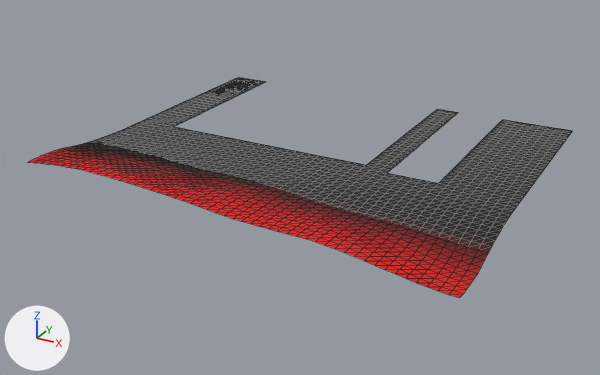
Renders of the glTF model public/assets/testmap/terrain_1_1.glb from each side of a commit.
The view is the same before and after, from a 50 mm lens placed at (17.6, -110.4, 35.6), pointed at (-26.0, -31.1, -4.0). Lighting does not change. The marker at lower left points along +X, +Y and +Z. The older version comes first. Mesh edges are drawn as thin lines.

Before the edit, the objects in view are built like this:
```python
me_terrain_1_1 = bpy.data.meshes.new('terrain_1_1')
me_terrain_1_1.from_pydata(...)  # 1526 vertices, 2770 faces; spans x -50.0..0.0, y -50.0..-7.0, z -1.8..1.9
me_terrain_1_1.materials.append(mat_terrain_blend)
ob_terrain_1_1 = bpy.data.objects.new('terrain_1_1', me_terrain_1_1)
ob_terrain_1_1.location = (0.0, 0.0, 0.0)
```
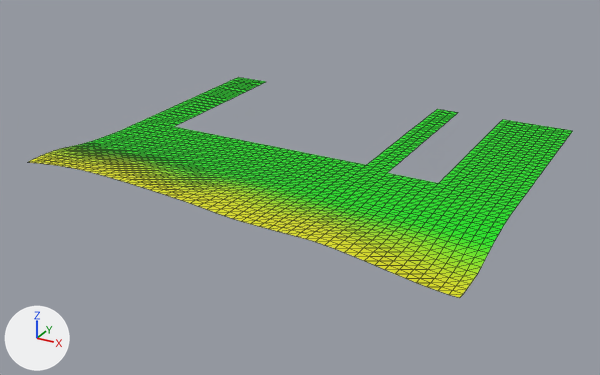
Location of each change, (x1, y1, x2, y2) in pixels of the pictures (600 x 375 px):
part 1 of me_terrain_1_1, recoloured: (67, 77, 572, 260) in both
part 2 of me_terrain_1_1, recoloured: (49, 147, 485, 279) in both
part 3 of me_terrain_1_1, recoloured: (29, 153, 474, 298) in both

What changed in the scene script:
```text
Change me_terrain_1_1:
    where me_terrain_1_1.from_pydata(...)  # 1526 vertices, 2770 faces; spans x -50.0..0.0, y -50.0..-7.0, z -1.8..1.9
    used by ob_terrain_1_1; location = (0.0, 0.0, 0.0)
    me_terrain_1_1 part 1: 2088 faces centred in x -49.7..-0.3, y -43.7..-7.3, z -1.2..1.0 are repainted in the vertex colours; the middle colour goes from black #000000 to green #00ff00
    me_terrain_1_1 part 2: 314 faces centred in x -49.7..-0.3, y -46.7..-43.3, z -1.7..1.6 are repainted in the vertex colours; the middle colour goes from red #b70000 to green #b7ff00
    me_terrain_1_1 part 3: 368 faces centred in x -49.7..-0.3, y -49.7..-45.7, z -1.7..1.8 are repainted in the vertex colours; the middle colour goes from red #f30000 to yellow #f3ff00
```
